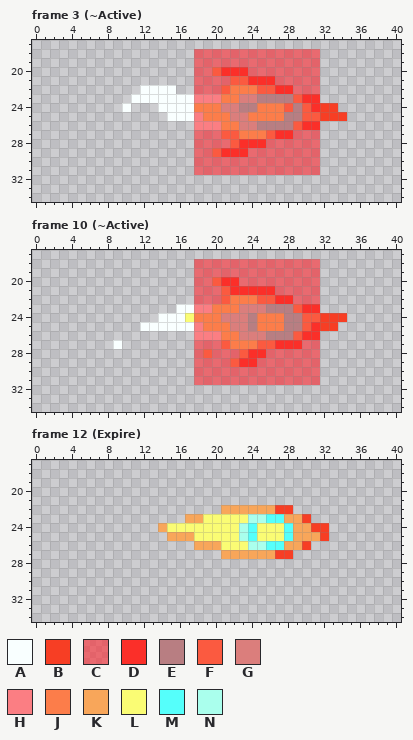
Pixel-art file -- holoVersus/Cards/AsepriteFiles/PhoenixFeather.aseprite. Above: the version before the commit.
50x50 pixels, 23 frames. Shown: frame 3 (~Active): x 0..40, y 17..34; frame 10 (~Active): x 0..40, y 17..34; frame 12 (Expire): x 0..40, y 17..34. The commit also changed other frames, which this record leaves out.
Visible layers, top first: "Hitbox" opacity 59%, "Sprite".
Palette (. is transparent): A #f9ffff  B #f73e24  C #fd242d96  D #fb2f29  E #b87e82  F #fb5a40  G #db7e7c  H #fb7e83  J #fc7d4a  K #f8a65a  L #fafc74  M #55fffb  N #aaffed
Pixels before, frame 3 (~Active), first column x 10:
18 ........CCCCCCCCCCCCCC...
19 ........CCCCCCCCCCCCCC...
20 ........CCFDDDCCCCCCCC...
21 ........CCCCFFDDDCCCCC...
22 ..AAAA..CCCFJJJFFDDCCC...
23 .AAAAAAAHHHJJGGEEEEFDD...
24 A...AAAAJJJGGEEJJJFEFDBB.
25 .....AAAHJJJGGJJJJEEFFBBB
26 ........HHHJJGGEEEEFDD...
27 ........CCCFFJJJFDDCCC...
28 ........CCCCFDDDCCCCCC...
29 ........CCFDDDCCCCCCCC...
30 ........CCCCCCCCCCCCCC...
31 ........CCCCCCCCCCCCCC...
Pixels before, frame 10 (~Active), first column x 9:
18 .........CCCCCCCCCCCCCC...
19 .........CCCCCCCCCCCCCC...
20 .........CCFDDCCCCCCCCC...
21 .........CCCFDDDDDCCCCC...
22 .........CCCFJJJFFDDCCC...
23 .......AAHHJJJGGGEEEFDD...
24 .....AAALJJJGGGEJJJEEFFBBB
25 ...AAAAAAHJJJGGEJJJEEFDBB.
26 .........HHHJJGGGEEEFDD...
27 A........CCCFJJJFFDDDCC...
28 .........CFCCCFDDCCCCCC...
29 .........CCCCFDDCCCCCCC...
30 .........CCCCCCCCCCCCCC...
31 .........CCCCCCCCCCCCCC...
Pixels before, frame 12 (Expire), first column x 14:
22 .......KKKKKKBB....
23 ...KKLLLLLNNMMKKB..
24 KLLLLLLLLNMLLLMKKBB
25 .KKKLLLLLNMLLLMKKKB
26 ....KKKLLLNNMMKKB..
27 .......KKKKKKBB....
Now the later version:
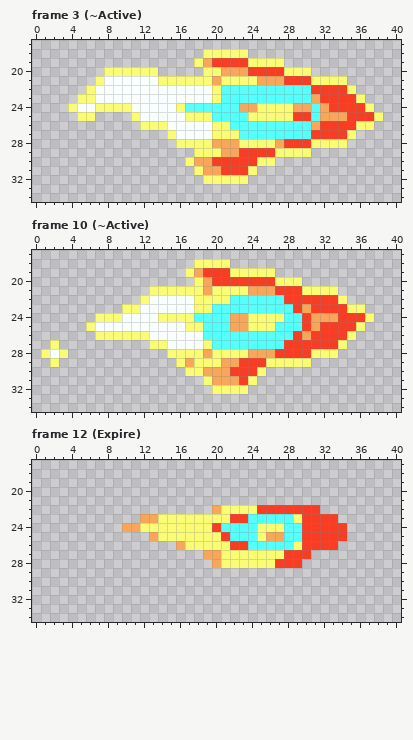
Changes in this commit:
layer "Hitbox" now hidden
Changed rows in their new state; - is an unchanged pixel.
Frame 3 (~Active):
first column x 4:
18 --------------.LLLLL........-------
19 --------------LKBBBBLLLL....-------
20 ----LLLLLL----.LLKKKBBBBLLL.-------
21 ---LAAAAAALLLLLLKLLLLKKKBBBLLLL----
22 --LAAAAA----AAAALMMMMMMMMMMBBBBL---
23 -LLAAAA-------AALMMMMMMMMMMKBBBBL--
24 LAALLLLAAA--LMMMMMMKKLLLLKKMK-BBBL-
25 -LL----LAAA--LLLMMMMLLLLLBBMKKKBBBL
26 --------LLLAAAAALLMMMMMMMMMKBBBBLL-
27 -----------LAAAALLLMMMMMMMMBBBBL---
28 ------------LLLLKKKLLLLKBBBLLLL----
29 --------------LLLKKBBBBLLLL.-------
30 -------------LKKBBBBBLL.....-------
31 --------------LKKBBBL.......-------
32 ---------------LLLLL---------------
Frame 10 (~Active):
first column x 1:
18 -----------------LLLL..........------
19 ----------------LKBBBLLLLL.....------
20 -----------------LKBBBBBBBLLL..------
21 ------------LLLLLLKLLLLKKKBBBLLLL----
22 -----------LAAAAALLLLMMMMMMBBBBBBL---
23 ---------LLAAAA--LLMMMMMMMMMBKBBBBLL-
24 ------LLLAAAALLL-MMMMKKLLLLMMBKKK-BBL
25 -----LAAAAA-----LLMMMKKLLLMMMBK--BBL-
26 ------LLLLLLAAAAAAMMMMMMMMMMBKBBBBL--
27 -L------.---LLAAAALMMMMMMMMBBBBBBL---
28 LAL-----------LLLLKLLLLKKKBBBBLLL----
29 -L-------------LKLLLKKBBBLLLLL.------
30 ----------------LLKKKBBBL......------
31 -----------------.LKKKBL.......------
32 -------------------LLLL--------------
Frame 12 (Expire), layer "Sprite":
first column x 10:
22 ----------KLLLLBB--BBB---
23 --KKLLLLL---BBMM--ML-BBB-
24 KKLLL-----BMMM-----MB--BB
25 ---KLLLL---BMM--KK-MBB-BB
26 ------KLLLL-BBMM--ML-BBB-
27 ---------KKLLLLLLL-BB----
28 ----------KLLLLLLBBB-----
Boxes around the changes in both pictures, in picture pixels (x1, y1, x2, y2):
changed: (68, 49, 383, 184)
changed: (41, 259, 374, 394)
changed: (122, 505, 347, 568)
